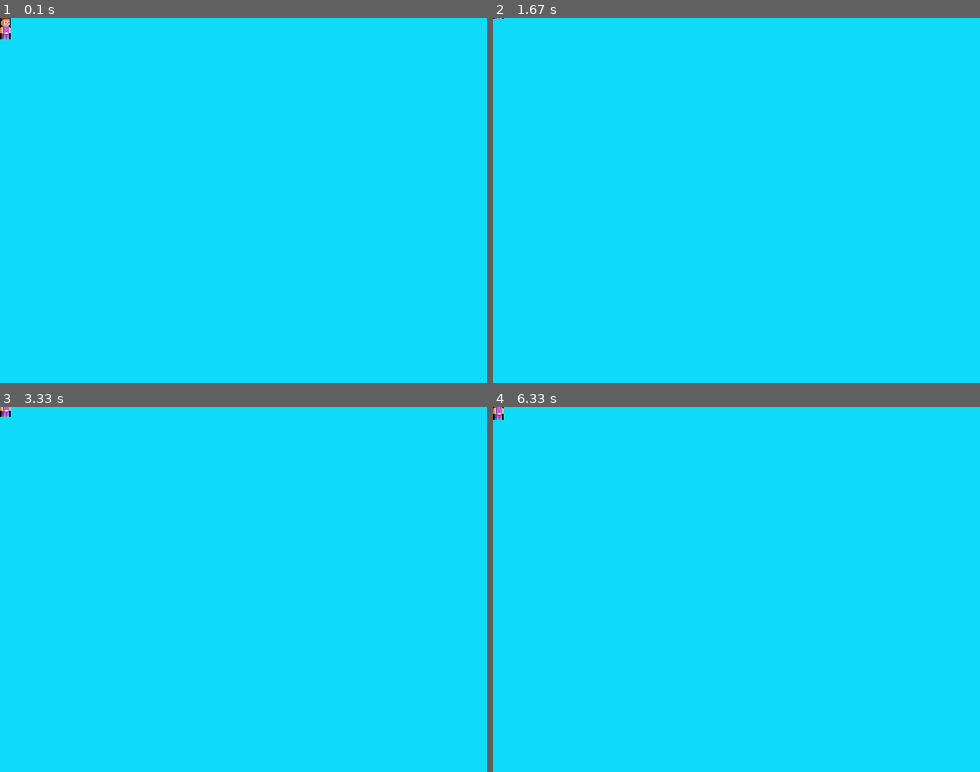
Above: before the commit, frames 1-4 (two rows, left to right).
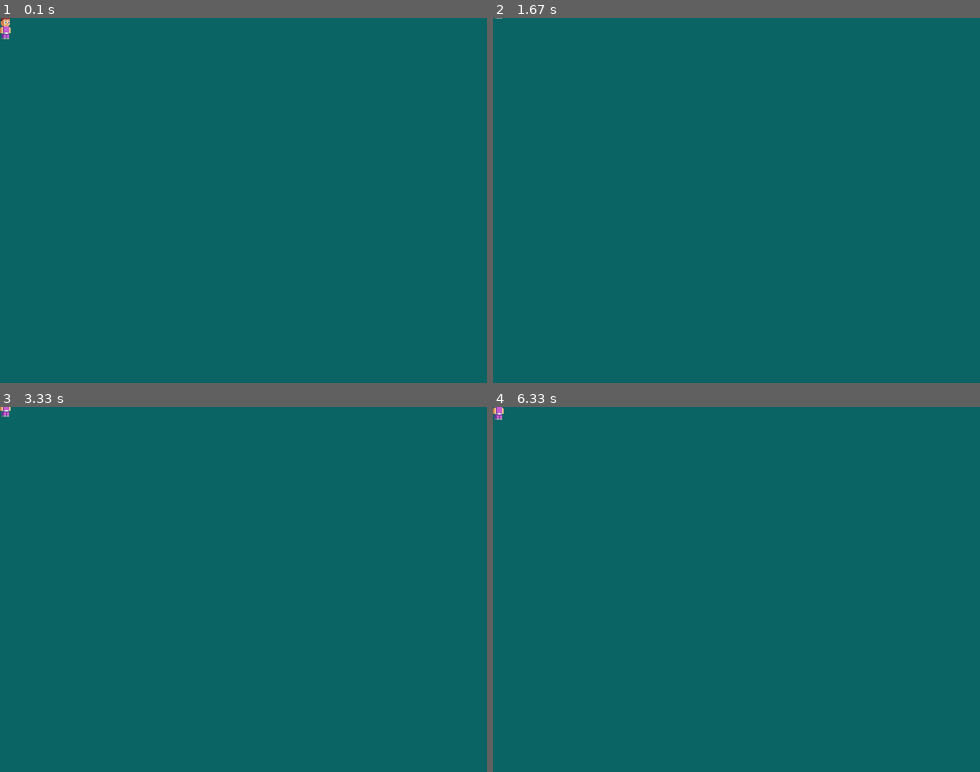
Above: after the commit, the same moments.

Repository: tonikem/Pygame-opetus
Game: pygame game, started from game.py
Same seed, same stepped clock (60 frames per second), same inputs: the game is played once before the commit and once after it.
Inputs:
- Up to frame 1 (0.1 s): no input
- Up to frame 2 (1.67 s): hold Up 0.33-0.8 s; hold Down 0.83-1.13 s; hold Up 1.17-1.53 s; hold Down from 1.57 s (still down)
- Up to frame 3 (3.33 s): release Down at 1.93 s; hold Up 1.97-2.27 s; hold Down 2.3-2.6 s; hold Up 2.63-3 s; hold Down from 3.03 s (still down)
- Up to frame 4 (6.33 s): release Down at 3.4 s; hold Up 3.43-3.73 s; hold Down 3.77-4.07 s; hold Up 4.1-4.47 s; hold Down 4.5-4.87 s; hold Up 4.9-5.2 s; hold Down 5.23-5.53 s; hold Up 5.57-5.93 s; hold Down from 5.97 s (still down)

The runs differ from the first frame. In frame 1, 100% of the frame differs, in the area x 0-100%, y 0-100%; in frame 2, 100%; in frame 3, 100%; in frame 4, 100%.

Commit message:
Hahmon tausta poistettu

Diff:
--- a/game.py
+++ b/game.py
@@ -11,13 +11,14 @@
 
         # Main character
         self.hero_img = pygame.image.load("assets/sprites/Hero.png").convert()
+        self.hero_img.set_colorkey((0, 0, 0))
         self.hero_pos = [0, 0]
         self.movement = [False, False]
         self.speed = 1
 
     def run(self):
         while True:
-            self.screen.fill((14, 219, 248))
+            self.screen.fill((10, 100, 100))
 
             if self.movement[0]:
                 self.hero_pos[1] += -self.speed
